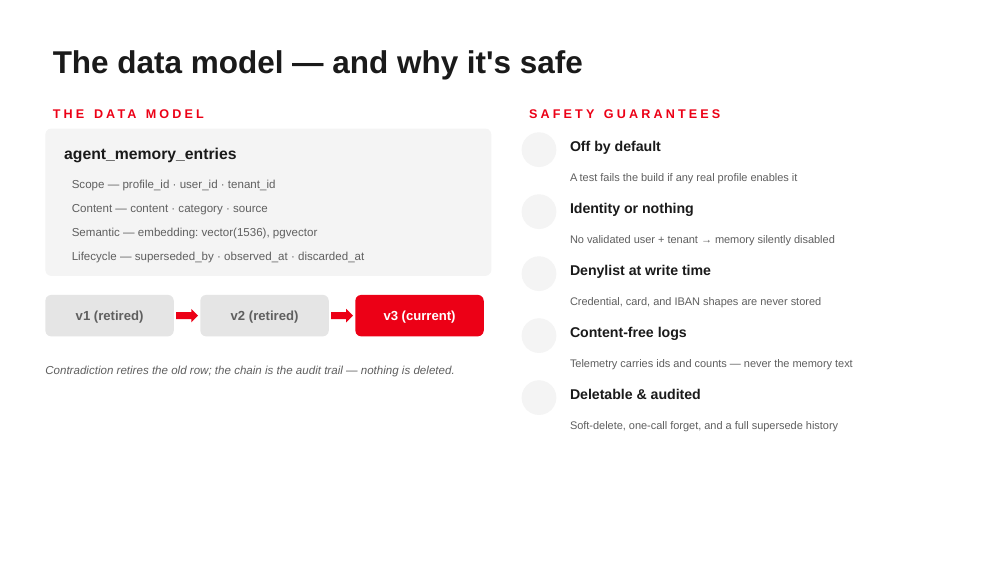
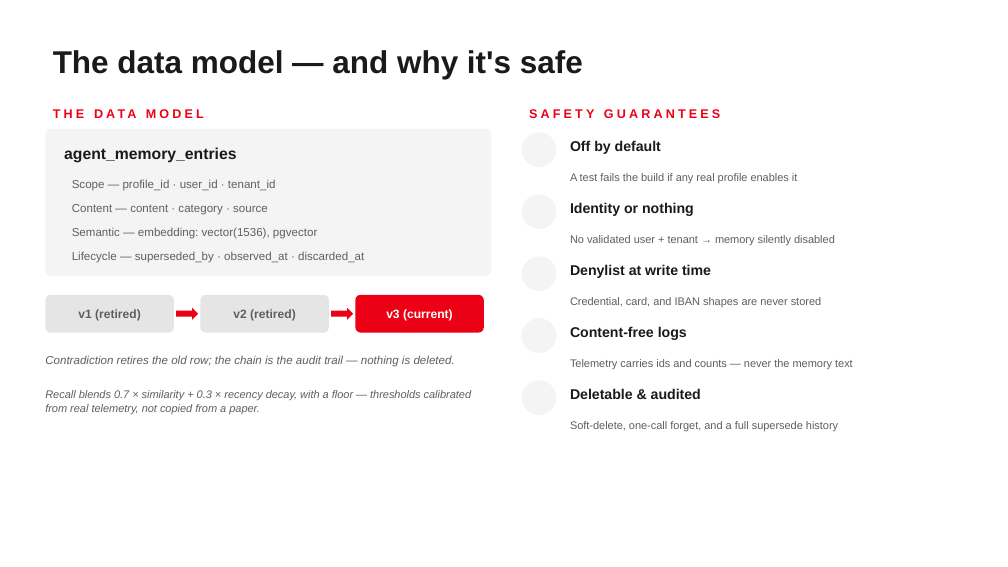
Before and after one commit to ap05-epic/agent-memory-prototype, a slide deck: slide 4 of docs/TEAM_DEMO_SLIDES.pptx (slide 5 before the commit). Drawn at 1008x567 pixels with LibreOffice and Linux fonts; fonts in the diff are those of the drawing; background and template pictures are left out. Boxes give left, top, right and bottom in pixels: in the first picture for what was removed or moved away, otherwise in the second. Text is boxed around its words. In the diff, an @@ line names an element or a change of style, - is before the commit and + after.

```diff
--- a/docs/TEAM_DEMO_SLIDES.pptx
+++ b/docs/TEAM_DEMO_SLIDES.pptx
@@ rounded rectangle: place and size @@
-rounded rectangle at [45, 295, 174, 337]
+rounded rectangle at [45, 295, 174, 333]
@@ rounded rectangle: place and size @@
-rounded rectangle at [200, 295, 329, 337]
+rounded rectangle at [200, 295, 329, 333]
@@ proportions changed in 3 elements at [45, 295, 174, 333], [200, 295, 329, 333], [355, 295, 484, 333] @@
@@ rounded rectangle: place and size @@
-rounded rectangle at [355, 295, 484, 337]
+rounded rectangle at [355, 295, 484, 333]
@@ size 12.5 to 11.5 pt in 3 elements at [233, 309, 296, 321], [78, 309, 141, 321], [386, 309, 453, 321] @@
@@ text "Contradiction retires the old row; ...": place and size @@
-text "Contradiction retires the old row; ..." at [45, 365, 455, 377]
+text "Contradiction retires the old row; ..." at [45, 355, 455, 367]
@@ text added at [45, 390, 471, 415], 10.5 pt, text #5F5F5F, italic @@
+Recall blends 0.7 × similarity + 0.3 × recency decay, with a floor — thresholds calibrated from real telemetry, not copied from a paper.
```
Also in this commit, not shown: 4 other slides changed, 2 slides removed.
